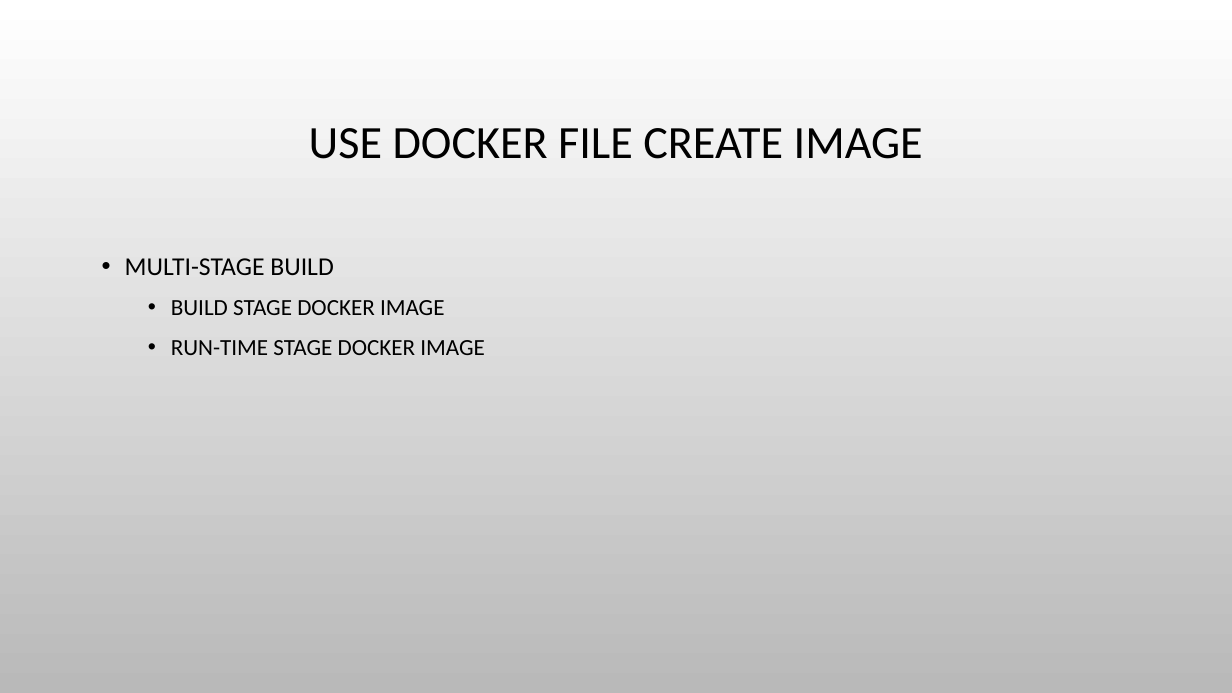
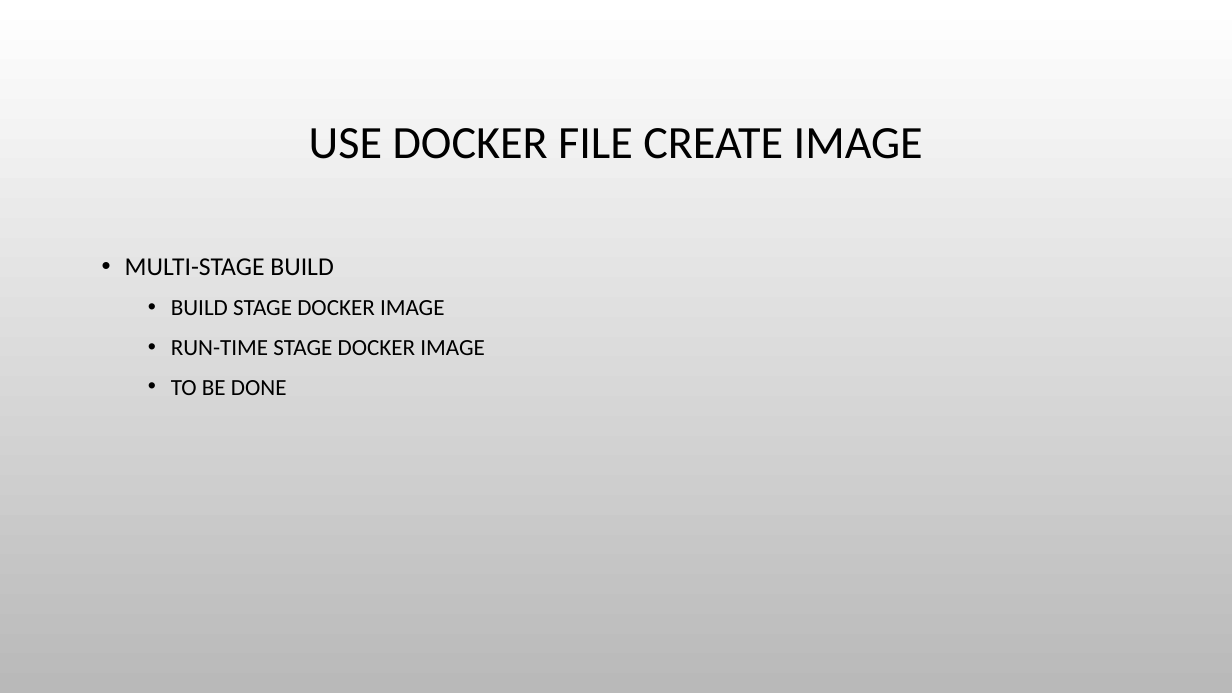
Before and after one commit to haixiang1977/iris, a slide deck: slide 30 of Docker Practice.pptx (slide 24 before the commit). Drawn at 1232x693 pixels with LibreOffice and Linux fonts; fonts in the diff are those of the drawing; background and template pictures are left out. Boxes give left, top, right and bottom in pixels: in the first picture for what was removed or moved away, otherwise in the second. Text is boxed around its words. In the diff, an @@ line names an element or a change of style, - is before the commit and + after.

Commit message:
Update the mosquitto docker

```diff
--- a/Docker Practice.pptx
+++ b/Docker Practice.pptx
@@ text at [171, 380, 287, 395]: paragraph added @@
+  • TO BE DONE
```
Also in this commit, not shown: 8 other slides changed, 15 slides added, 1 slide removed, 2 other files.
